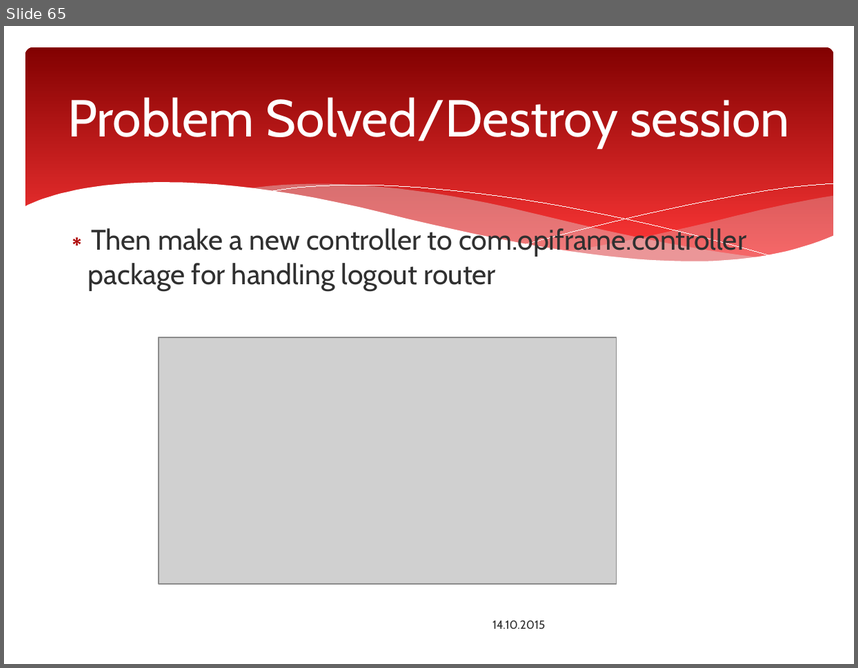
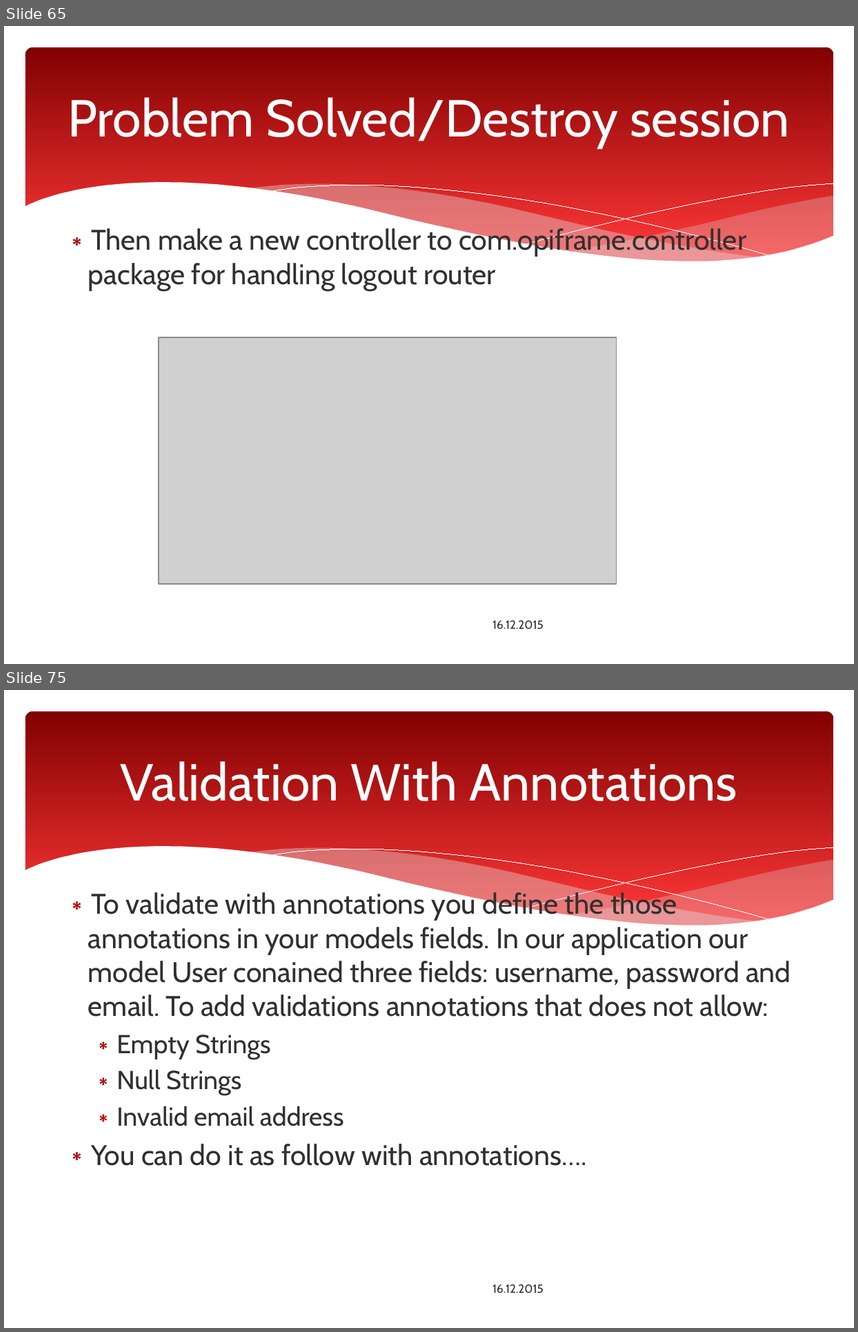
Before and after one commit to ttakkula/javaee-spring-maven, a slide deck: SpringMVC/Spring_Web_MVC_Framework.pptx. Shown one above the other, each under a label of ours: slide 65 before the commit, slides 65 and 75 after it; the slides between them are not shown. The pictures are 858x668 and 858x1332 pixels, drawn with LibreOffice and Linux fonts; fonts in the diff are those of the drawing; grey boxes stand for pictures; background and template pictures are left out. Boxes give left, top, right and bottom in pixels: in the first picture for what was removed or moved away, otherwise in the second. Text is boxed around its words. In the diff, an @@ line names an element or a change of style, - is before the commit and + after.

```diff
--- a/SpringMVC/Spring_Web_MVC_Framework.pptx
+++ b/SpringMVC/Spring_Web_MVC_Framework.pptx
@@ slide 75 added at [4,690,854,1328], background #FFFFFF; not listed: 6 template elements that a slide beside it also shows @@
@@ title added at [120,761,737,801], 44 pt, text #FFFFFF @@
+Validation With Annotations
@@ text added at [88,890,791,1165], 24 pt, text #303030 @@
+∗ To validate with annotations you define the those annotations in your models fields. In our application our model User conained three fields: username, password and email. To add validations annotations that does not allow:
+  ∗ Empty Strings
+  ∗ Null Strings
+  ∗ Invalid email address
+∗ You can do it as follow with annotations….
@@ text added at [493,1284,544,1292], 10 pt, text #303030 @@
+16.12.2015
@@ slide 65 changed as well @@
@@ text at [493,620,544,628]: text changed @@
-14.10.2015
+16.12.2015
```
Also in this commit, not shown: 69 other slides changed, 29 other slides added, 1 slide removed.
